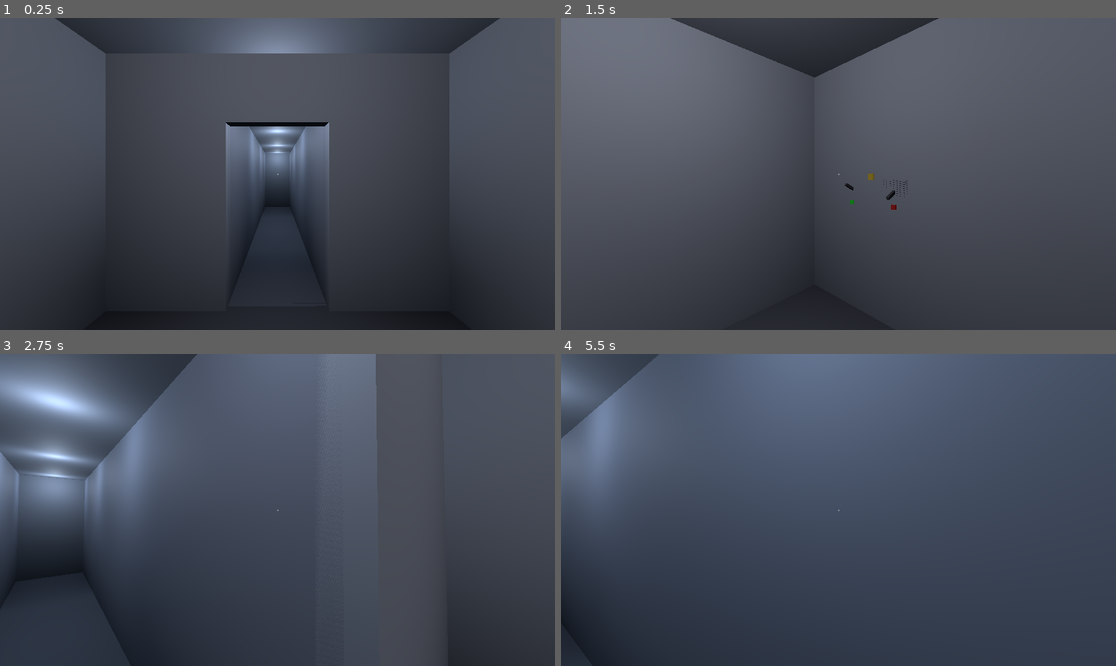
Above: before the commit, frames 1-4 (two rows, left to right).
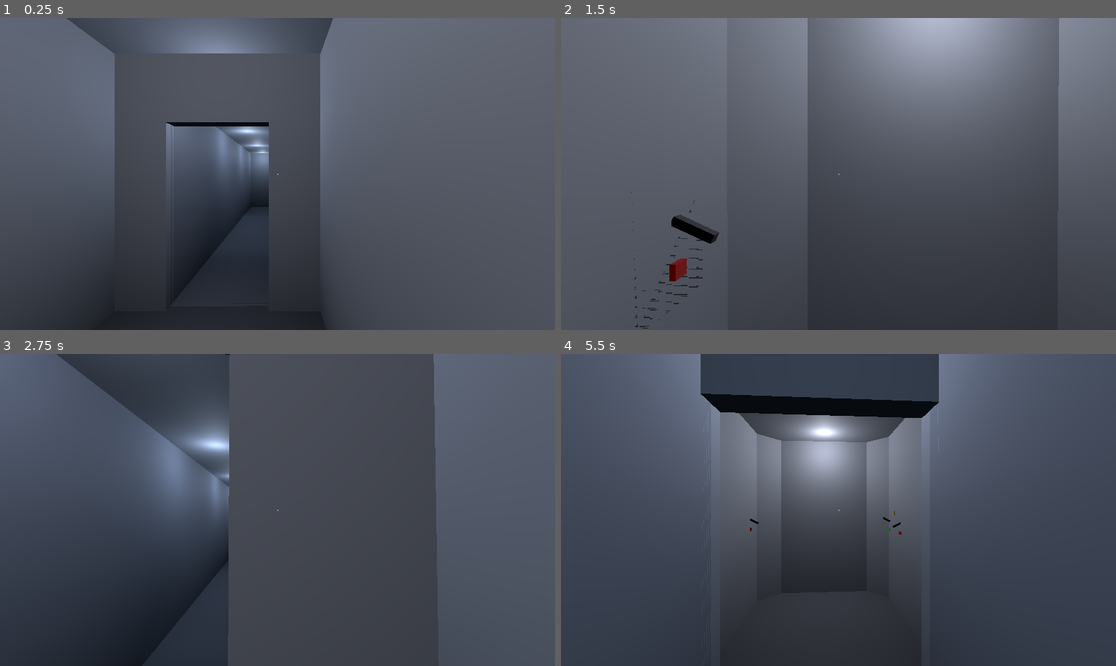
Above: after the commit, the same moments.

Repository: justeason/space-horror-game
Game: Godot game, scene res://scenes/main.tscn
The game is run twice, just before and just after one commit, with the same random seed, the same clock (stepped at 60 frames per second) and the same inputs.
Inputs (mouse positions are in pixels of both pictures, inside the frame that each line leads up to):
- Up to frame 1 (0.25 s): no input
- Up to frame 2 (1.5 s): tap Enter at 0.5 s; move the mouse to (866, 174) at 0.52 s; click (866, 174) at 0.67 s; move the mouse to (810, 174) at 1.27 s; click (810, 174) at 1.42 s
- Up to frame 3 (2.75 s): move the mouse to (288, 503) at 2.02 s; click (288, 503) at 2.17 s
- Up to frame 4 (5.5 s): move the mouse to (832, 516) at 2.77 s; click (832, 516) at 2.92 s; move the mouse to (877, 513) at 3.52 s; click (877, 513) at 3.67 s; move the mouse to (794, 506) at 4.27 s; click (794, 506) at 4.42 s; move the mouse to (844, 510) at 5.02 s; click (844, 510) at 5.17 s

The runs differ from the first frame. In frame 1, 38% of the frame differs, in the area x 9-100%, y 0-100%; in frame 2, 19%; in frame 3, 30%; in frame 4, 27%.

Commit message:
Finalize M4 control room interaction and movement
Shrinks the Control Room to a tighter, more believable footprint with
45-degree rear-corner chamfers, repositions the toggle switch and
control panel to match, and replaces the single ControlRoom movement
node with four corner nodes (front-left/right, rear-left/right).

Adds a region-based movement candidate system to MovementNode so the
four corners behave as a small free-movement area (any corner directly
reachable from any other, including diagonals) without hardcoding
Control-Room-specific logic into MovementController or changing the
65-degree selection threshold. The doorway and corridor graph are
unaffected.

Also gives look_controller.gd a slower, lightly damped mouse-look
baseline (target yaw/pitch eased via frame-rate-independent
exponential smoothing) for a heavier, less twitchy feel, with
look_damping exported for future horror-beat tuning.

Co-Authored-By: Claude Sonnet 5 <noreply@anthropic.com>

Diff:
--- a/scenes/main.tscn
+++ b/scenes/main.tscn
@@ -32,44 +32,56 @@
 [node name="Geometry" type="Node3D" parent="."]
 
 [node name="ControlRoomFloor" type="CSGBox3D" parent="Geometry"]
-transform = Transform3D(1, 0, 0, 0, 1, 0, 0, 0, 1, 0, -0.1, 0)
-size = Vector3(4.4, 0.2, 4.4)
+transform = Transform3D(1, 0, 0, 0, 1, 0, 0, 0, 1, 0, -0.1, 0.5)
+size = Vector3(2.8, 0.2, 3.4)
 material = SubResource("StandardMaterial3D_floor")
 use_collision = true
 
 [node name="ControlRoomCeiling" type="CSGBox3D" parent="Geometry"]
-transform = Transform3D(1, 0, 0, 0, 1, 0, 0, 0, 1, 0, 3.1, 0)
-size = Vector3(4.4, 0.2, 4.4)
+transform = Transform3D(1, 0, 0, 0, 1, 0, 0, 0, 1, 0, 3.1, 0.5)
+size = Vector3(2.8, 0.2, 3.4)
 material = SubResource("StandardMaterial3D_wall")
 use_collision = true
 
 [node name="ControlRoomWestWall" type="CSGBox3D" parent="Geometry"]
-transform = Transform3D(1, 0, 0, 0, 1, 0, 0, 0, 1, -2.1, 1.5, 0)
-size = Vector3(0.2, 3.0, 4.4)
+transform = Transform3D(1, 0, 0, 0, 1, 0, 0, 0, 1, -1.3, 1.5, 0.5)
+size = Vector3(0.2, 3.0, 3.4)
 material = SubResource("StandardMaterial3D_wall")
 use_collision = true
 
 [node name="ControlRoomEastWall" type="CSGBox3D" parent="Geometry"]
-transform = Transform3D(1, 0, 0, 0, 1, 0, 0, 0, 1, 2.1, 1.5, 0)
-size = Vector3(0.2, 3.0, 4.4)
+transform = Transform3D(1, 0, 0, 0, 1, 0, 0, 0, 1, 1.3, 1.5, 0.5)
+size = Vector3(0.2, 3.0, 3.4)
 material = SubResource("StandardMaterial3D_wall")
 use_collision = true
 
 [node name="ControlRoomBackWall" type="CSGBox3D" parent="Geometry"]
-transform = Transform3D(1, 0, 0, 0, 1, 0, 0, 0, 1, 0, 1.5, -2.1)
-size = Vector3(4.4, 3.0, 0.2)
+transform = Transform3D(1, 0, 0, 0, 1, 0, 0, 0, 1, 0, 1.5, -1.1)
+size = Vector3(2.8, 3.0, 0.2)
+material = SubResource("StandardMaterial3D_wall")
+use_collision = true
+
+[node name="ControlRoomBackCornerWest" type="CSGBox3D" parent="Geometry"]
+transform = Transform3D(0.7071068, 0, -0.7071068, 0, 1, 0, 0.7071068, 0, 0.7071068, -1.378553, 1.5, -1.178553)
+size = Vector3(1.0, 3.0, 0.49497)
+material = SubResource("StandardMaterial3D_wall")
+use_collision = true
+
+[node name="ControlRoomBackCornerEast" type="CSGBox3D" parent="Geometry"]
+transform = Transform3D(0.7071068, 0, 0.7071068, 0, 1, 0, -0.7071068, 0, 0.7071068, 1.378553, 1.5, -1.178553)
+size = Vector3(1.0, 3.0, 0.49497)
 material = SubResource("StandardMaterial3D_wall")
 use_collision = true
 
 [node name="ControlRoomDoorwayWallWest" type="CSGBox3D" parent="Geometry"]
-transform = Transform3D(1, 0, 0, 0, 1, 0, 0, 0, 1, -1.4, 1.5, 2.1)
-size = Vector3(1.6, 3.0, 0.2)
+transform = Transform3D(1, 0, 0, 0, 1, 0, 0, 0, 1, -1.0, 1.5, 2.1)
+size = Vector3(0.8, 3.0, 0.2)
 material = SubResource("StandardMaterial3D_wall")
 use_collision = true
 
 [node name="ControlRoomDoorwayWallEast" type="CSGBox3D" parent="Geometry"]
-transform = Transform3D(1, 0, 0, 0, 1, 0, 0, 0, 1, 1.4, 1.5, 2.1)
-size = Vector3(1.6, 3.0, 0.2)
+transform = Transform3D(1, 0, 0, 0, 1, 0, 0, 0, 1, 1.0, 1.5, 2.1)
+size = Vector3(0.8, 3.0, 0.2)
 material = SubResource("StandardMaterial3D_wall")
 use_collision = true
 
@@ -112,10 +124,10 @@
 [node name="Interactables" type="Node3D" parent="."]
 
 [node name="ToggleSwitch" parent="Interactables" instance=ExtResource("3_switch")]
-transform = Transform3D(1, 0, 0, 0, 1, 0, 0, 0, 1, -2.0, 1.4, -1.0)
+transform = Transform3D(1, 0, 0, 0, 1, 0, 0, 0, 1, -1.2, 1.4, -0.3)
 
 [node name="ControlPanel" parent="Interactables" instance=ExtResource("4_panel")]
-transform = Transform3D(-1, 0, 0, 0, 1, 0, 0, 0, -1, 2.0, 1.4, -1.0)
+transform = Transform3D(-1, 0, 0, 0, 1, 0, 0, 0, -1, 1.2, 1.4, -0.3)
 
 [node name="Lights" type="Node3D" parent="."]
 
@@ -151,17 +163,39 @@
 
 [node name="MovementNodes" type="Node3D" parent="."]
 
-[node name="ControlRoom" type="Node3D" parent="MovementNodes"]
-transform = Transform3D(-1, 0, 0, 0, 1, 0, 0, 0, -1, 0, 1.6, -0.5)
-script = ExtResource("2_node")
-node_id = "control_room"
-neighbors = [NodePath("../Doorway")]
+[node name="ControlRoomFrontLeft" type="Node3D" parent="MovementNodes"]
+transform = Transform3D(-1, 0, 0, 0, 1, 0, 0, 0, -1, -0.7, 1.6, 1.4)
+script = ExtResource("2_node")
+node_id = "control_room_front_left"
+neighbors = [NodePath("../Doorway"), NodePath("../ControlRoomRearLeft")]
+region = &"control_room"
+
+[node name="ControlRoomFrontRight" type="Node3D" parent="MovementNodes"]
+transform = Transform3D(-1, 0, 0, 0, 1, 0, 0, 0, -1, 0.7, 1.6, 1.4)
+script = ExtResource("2_node")
+node_id = "control_room_front_right"
+neighbors = [NodePath("../Doorway"), NodePath("../ControlRoomRearRight")]
+region = &"control_room"
+
+[node name="ControlRoomRearLeft" type="Node3D" parent="MovementNodes"]
+transform = Transform3D(-1, 0, 0, 0, 1, 0, 0, 0, -1, -0.7, 1.6, -0.5)
+script = ExtResource("2_node")
+node_id = "control_room_rear_left"
+neighbors = [NodePath("../ControlRoomFrontLeft"), NodePath("../ControlRoomRearRight")]
+region = &"control_room"
+
+[node name="ControlRoomRearRight" type="Node3D" parent="MovementNodes"]
+transform = Transform3D(-1, 0, 0, 0, 1, 0, 0, 0, -1, 0.7, 1.6, -0.5)
+script = ExtResource("2_node")
+node_id = "control_room_rear_right"
+neighbors = [NodePath("../ControlRoomFrontRight"), NodePath("../ControlRoomRearLeft")]
+region = &"control_room"
 
 [node name="Doorway" type="Node3D" parent="MovementNodes"]
 transform = Transform3D(-1, 0, 0, 0, 1, 0, 0, 0, -1, 0, 1.6, 2.1)
 script = ExtResource("2_node")
 node_id = "doorway"
-neighbors = [NodePath("../ControlRoom"), NodePath("../Corridor1")]
+neighbors = [NodePath("../ControlRoomFrontLeft"), NodePath("../ControlRoomFrontRight"), NodePath("../Corridor1")]
 
 [node name="Corridor1" type="Node3D" parent="MovementNodes"]
 transform = Transform3D(-1, 0, 0, 0, 1, 0, 0, 0, -1, 0, 1.6, 4.5)
@@ -182,4 +216,4 @@
 neighbors = [NodePath("../Corridor2")]
 
 [node name="Player" parent="." instance=ExtResource("1_player")]
-starting_node = NodePath("../MovementNodes/ControlRoom")
+starting_node = NodePath("../MovementNodes/ControlRoomRearLeft")
--- a/scripts/navigation/movement_node.gd
+++ b/scripts/navigation/movement_node.gd
@@ -11,6 +11,13 @@
 ## Other MovementNodes directly reachable from this one.
 @export var neighbors: Array[NodePath] = []
 
+## Optional named region. Nodes sharing a non-empty region are treated as
+## mutually, directly reachable from one another for directional movement
+## selection — a small "free movement" area — in addition to whatever is
+## listed in `neighbors`. Leave empty for ordinary point-to-point nodes
+## (e.g. a corridor step), which are completely unaffected.
+@export var region: StringName = &""
+
 
 func get_neighbor_nodes() -> Array[Node3D]:
 	var result: Array[Node3D] = []
@@ -19,3 +26,32 @@
 		if node is Node3D:
 			result.append(node)
 	return result
+
+
+## Other MovementNodes sharing this node's `region` (siblings under the
+## same parent), excluding this node itself. Empty if `region` is unset.
+func get_region_mates() -> Array[Node3D]:
+	var result: Array[Node3D] = []
+	if region == &"":
+		return result
+	var parent := get_parent()
+	if parent == null:
+		return result
+	for sibling in parent.get_children():
+		if sibling == self:
+			continue
+		if sibling.has_method("get_region_mates") and sibling.region == region:
+			result.append(sibling)
+	return result
+
+
+## The full set of nodes directly reachable from here for movement
+## purposes: explicit neighbors plus region mates, de-duplicated. This is
+## the one place "where can I walk from here" is decided — callers never
+## need to know about regions.
+func get_movement_candidates() -> Array[Node3D]:
+	var result: Array[Node3D] = get_neighbor_nodes()
+	for mate in get_region_mates():
+		if not result.has(mate):
+			result.append(mate)
+	return result
--- a/scripts/player/look_controller.gd
+++ b/scripts/player/look_controller.gd
@@ -5,15 +5,31 @@
 ## you keep looking wherever your head was turned, the way a real walk
 ## works. Only the player's body-facing (handled by MovementController)
 ## snaps to each node's authored orientation.
+##
+## Mouse input updates a target yaw/pitch instantly; the actual rotation
+## eases toward that target each frame (frame-rate-independent exponential
+## smoothing) so the head has a little weight instead of snapping 1:1
+## with the cursor. `look_damping` is exported so a future horror beat
+## can lower it temporarily for a heavier, draggier feel — nothing
+## horror-specific is implemented here, just the tunable baseline.
 
-@export var mouse_sensitivity: float = 0.0025
+@export var mouse_sensitivity: float = 0.0020
 @export var pitch_limit_degrees: float = 80.0
 
+## Higher = snappier/less floaty catch-up; lower = heavier, slower to
+## settle. ~14 reaches ~95% of the target turn in about 0.2s.
+@export var look_damping: float = 14.0
+
 @onready var pitch_pivot: Node3D = $PitchPivot
+
+var _target_yaw: float = 0.0
+var _target_pitch: float = 0.0
 
 
 func _ready() -> void:
 	Input.mouse_mode = Input.MOUSE_MODE_CAPTURED
+	_target_yaw = rotation.y
+	_target_pitch = pitch_pivot.rotation.x
 
 
 func _unhandled_input(event: InputEvent) -> void:
@@ -28,8 +44,13 @@
 		return
 
 	if event is InputEventMouseMotion and Input.mouse_mode == Input.MOUSE_MODE_CAPTURED:
-		rotate_y(-event.relative.x * mouse_sensitivity)
+		_target_yaw -= event.relative.x * mouse_sensitivity
 
-		var pitch: float = pitch_pivot.rotation.x - event.relative.y * mouse_sensitivity
 		var limit := deg_to_rad(pitch_limit_degrees)
-		pitch_pivot.rotation.x = clampf(pitch, -limit, limit)
+		_target_pitch = clampf(_target_pitch - event.relative.y * mouse_sensitivity, -limit, limit)
+
+
+func _process(delta: float) -> void:
+	var t: float = 1.0 - exp(-look_damping * delta)
+	rotation.y = lerp_angle(rotation.y, _target_yaw, t)
+	pitch_pivot.rotation.x = lerp_angle(pitch_pivot.rotation.x, _target_pitch, t)
--- a/scripts/player/movement_controller.gd
+++ b/scripts/player/movement_controller.gd
@@ -1,8 +1,9 @@
 extends Node3D
 ## Moves the player between MovementNodes with a smooth physical tween —
-## never a teleport. Shows a subtle floor marker toward every reachable
-## neighbor of the node the player currently occupies, purely as a visual
-## hint; they are not click targets.
+## never a teleport. Shows a subtle floor marker toward every movement
+## candidate of the node the player currently occupies (see
+## MovementNode.get_movement_candidates()), purely as a visual hint;
+## they are not click targets.
 ##
 ## Movement is triggered by looking toward a destination and left-clicking
 ## anywhere on screen: see `_try_move_toward_look_direction()`.
@@ -63,10 +64,10 @@
 		_try_move_toward_look_direction()
 
 
-## Picks whichever neighbor of `current_node` is most closely aligned
-## (horizontally) with where the camera is currently looking, and moves
-## there if it's within `move_select_angle_degrees`. Pitch (looking up/down)
-## is ignored entirely — only the look yaw matters.
+## Picks whichever movement candidate of `current_node` is most closely
+## aligned (horizontally) with where the camera is currently looking, and
+## moves there if it's within `move_select_angle_degrees`. Pitch (looking
+## up/down) is ignored entirely — only the look yaw matters.
 func _try_move_toward_look_direction() -> void:
 	if _is_moving:
 		return
@@ -80,15 +81,15 @@
 	var best_neighbor: Node3D = null
 	var best_angle := INF
 
-	for neighbor in current_node.get_neighbor_nodes():
-		var to_neighbor: Vector3 = neighbor.global_position - current_node.global_position
-		to_neighbor.y = 0.0
-		if to_neighbor.length_squared() < 0.0001:
+	for candidate in current_node.get_movement_candidates():
+		var to_candidate: Vector3 = candidate.global_position - current_node.global_position
+		to_candidate.y = 0.0
+		if to_candidate.length_squared() < 0.0001:
 			continue
-		var angle := look_dir.angle_to(to_neighbor.normalized())
+		var angle := look_dir.angle_to(to_candidate.normalized())
 		if angle < best_angle:
 			best_angle = angle
-			best_neighbor = neighbor
+			best_neighbor = candidate
 
 	if best_neighbor != null and best_angle <= deg_to_rad(move_select_angle_degrees):
 		move_to(best_neighbor)
@@ -128,10 +129,10 @@
 
 func _refresh_prompts() -> void:
 	_clear_prompts()
-	for neighbor in current_node.get_neighbor_nodes():
+	for candidate in current_node.get_movement_candidates():
 		var prompt := MovementPromptScene.instantiate()
 		get_tree().current_scene.add_child(prompt)
-		var midpoint := current_node.global_position.lerp(neighbor.global_position, 0.6)
+		var midpoint := current_node.global_position.lerp(candidate.global_position, 0.6)
 		midpoint.y = floor_marker_height
 		prompt.global_position = midpoint
 		_active_prompts.append(prompt)
